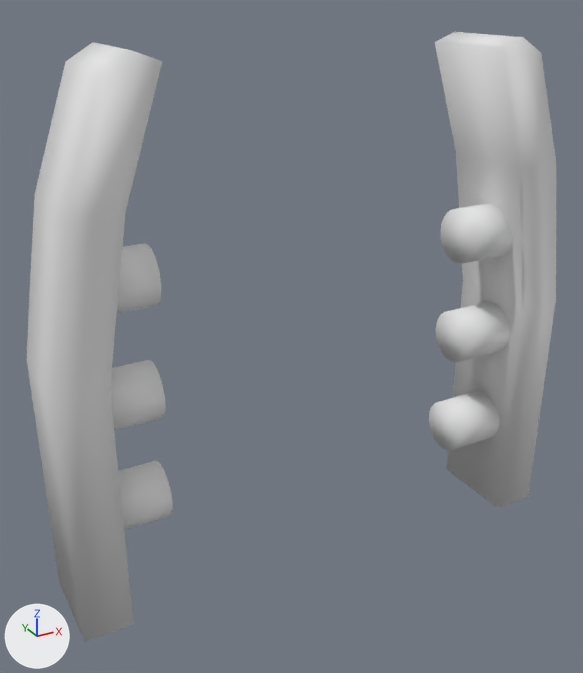
The FBX model Assets/aita.fbx as it was, and as the next commit left it.
Rendered twice from a 50 mm camera at (-3.93, -10.49, 8.34) aimed at (1.88, 0.08, 3.05). Lighting does not change. The marker at lower left points along +X, +Y and +Z. Materials are left out; every surface is plain grey. Where no turn or scale is listed for an object, it has been applied to the vertices.
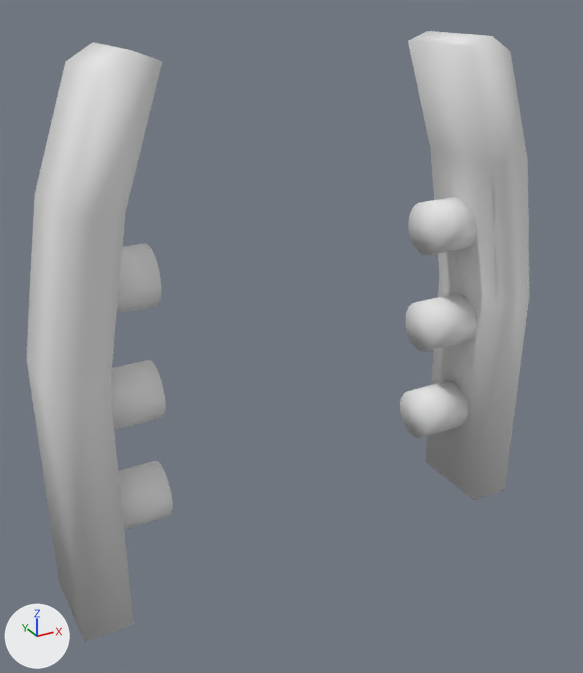
The newer file is also turned or shifted as a whole; pictures and numbers use the older file's frame.

Scene script edits in JSON lines:
```json
{"block": "me_cube", "where": "# used by ob_cube; location = (0.0, 0.0, 0.0)"}
{"op": "remove", "block": "me_cube", "code": "me_cube.from_pydata(...)  # 222 vertices, 130 faces; spans x -2.13..-0.29, y -0.58..1.0, z -1.0..7.59"}
{"op": "add", "block": "me_cube", "code": "me_cube.from_pydata(...)  # 444 vertices, 260 faces; spans x -2.13..6.41, y -0.58..1.0, z -1.0..7.59"}
{"block": "me_cube", "change": "me_cube part 1: the loose piece of 30 vertices spanning x -2.13..-0.29, y -0.58..1.0, z -1.0..7.59 is copied, and the copy is mirrored in x about its middle, then moved by (6.7, 0.0, 0.0); it spans x 4.57..6.41, y -0.58..1.0, z -1.0..7.59"}
{"block": "me_cube", "change": "me_cube part 2: a new loose piece, a 32-sided cylinder along x spanning x 4.69..5.62, y -0.15..0.78, z 0.27..1.19"}
{"block": "me_cube", "change": "me_cube part 3: a new loose piece, a 32-sided cylinder along x spanning x 4.69..5.62, y -0.15..0.78, z 2.09..3.02"}
{"block": "me_cube", "change": "me_cube part 4: a new loose piece, a 32-sided cylinder along x spanning x 4.63..5.56, y -0.15..0.78, z 3.95..4.88"}
{"op": "remove", "block": "ob_cube_001", "code": ["ob_cube_001 = bpy.data.objects.new('Cube.001', me_cube_001)", "ob_cube_001.location = (4.51, 0.0, 0.0)"]}
```

Pixel boxes (x1, y1, x2, y2) of what changed, in the pictures (583 x 673 px):
```json
{"object": "Cube", "change": "reshaped", "before": [27, 42, 173, 642], "after": [27, 31, 529, 642], "on screen": "242% wider"}
{"object": "Cube.001", "change": "deleted", "before": [429, 32, 556, 508]}
{"part": 1, "of": "me_cube", "change": "added", "after": [408, 31, 529, 500]}
{"part": 2, "of": "me_cube", "change": "added", "after": [400, 381, 468, 438]}
{"part": 3, "of": "me_cube", "change": "added", "after": [405, 294, 477, 352]}
{"part": 4, "of": "me_cube", "change": "added", "after": [408, 197, 477, 255]}
```
